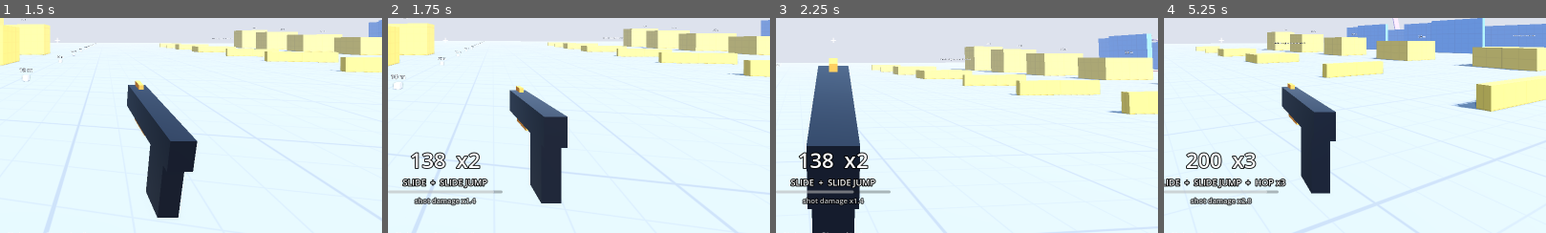
Above: before the commit, frames 1-4 (left to right).
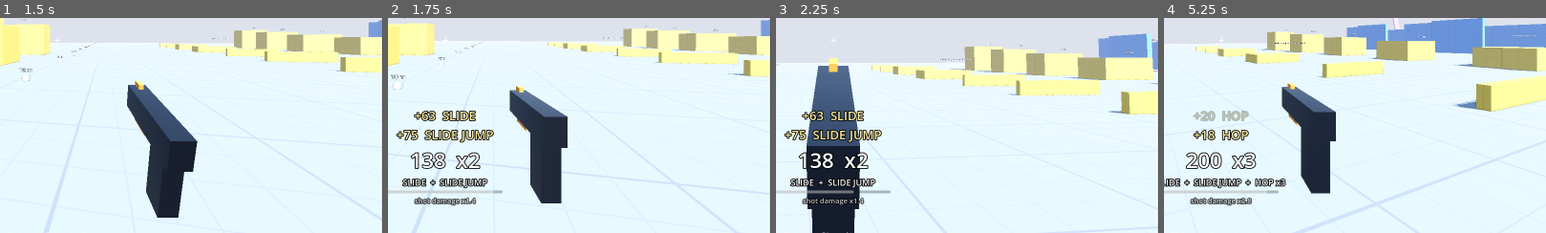
Above: after the commit, the same moments.

Repository: daxtinenichols/trickshot
Game: Godot game, scene res://levels/sandbox.tscn
Two runs of this game, one before a commit and one after it. Both use one fixed random seed, a clock stepped at 60 frames per second and the inputs below.
Inputs (mouse positions are % of the whole screen's width and height, from its top left):
- Up to frame 1 (1.5 s): tap Enter at 0.5 s; move the mouse to (55, 50) at 0.52 s; hold Ctrl (crouch) 0.53-1.28 s; hold W (move_forward) from 0.53 s (still down); click (55, 50) at 0.67 s; tap Space (jump) at 0.77, 0.8, 1.07, 1.35 s; move the mouse to (45, 50) at 1.27 s; click (45, 50) at 1.42 s
- Up to frame 2 (1.75 s): keep holding W (move_forward); tap Space (jump) at 1.52 s; tap Ctrl (crouch) at 1.55 s
- Up to frame 3 (2.25 s): keep holding W (move_forward); tap Space (jump) at 1.82 s; move the mouse to (52, 48) at 2.02 s; hold Right mouse button (aim) from 2.03 s (still down); click (52, 48) at 2.17 s
- Up to frame 4 (5.25 s): tap Space (jump) at 2.3, 3.02, 3.32, 3.77, 3.8, 4.07, 4.25 s; move the mouse to (49, 52) at 2.77 s; release Right mouse button (aim) at 2.78 s; tap Ctrl (crouch) at 2.85 s; click (49, 52) at 2.92 s; move the mouse to (57, 51) at 3.52 s; press the mouse at (57, 51) at 3.53 s; tap Escape (pause) at 4.15 s; release W (move_forward) at 4.25 s; release the mouse at (57, 51) at 4.25 s; drag from (20, 35) to (35, 25) at 4.27 s; click "Resume (Esc)" at 5 s
The pictures show only the part of the screen within x 42-92%, y 45-95%; the shares and areas given below are measured in that part.

Frame 1 is identical in both runs. In frame 2, 1.6% of the frame differs, in the area x 2-28%, y 43-59%; in frame 3, 1.5%; in frame 4, 1.0%.

Commit message:
Show every trick and finish combos on a kill
- Each trick pops up as you do it (+300 BACKFLIP)
- A kill finishes the combo: it banks straight away and a card shows the
  whole chain ending in the kill (COMBO KILL), then the points count
  into the score
- Tests push real Esc and Start (on controller 3) events to open the
  pause menu, and check pad bindings match every controller

Co-Authored-By: Claude Opus 5.5 (1M context) <noreply@anthropic.com>
Claude-Session: https://claude.ai/code/session_011hg9Kk5Vd2Ayb5Vtmyg1qs

Diff:
--- a/scoring/combo_tracker.gd
+++ b/scoring/combo_tracker.gd
@@ -10,6 +10,7 @@
 ## - The combo banks (points x multiplier go to your score) when you come to
 ##   rest or go `bank_after` seconds without a new trick. Sliding, wallrunning,
 ##   climbing and vaulting hold the clock.
+## - A kill finishes the combo: it banks right away, ending on the kill.
 ## - Bailing (crash, hard landing, slamming into a wall, falling out) loses it.
 ## - Damage scales with the combo: 1 + 0.2 per different trick, times the
 ##   speed bonus, capped at 3x.
@@ -17,7 +18,12 @@
 ## Pure game logic: reads the player, never changes it.
 
 signal combo_changed
+## A trick (or shot style) was just added, worth `points` before the multiplier.
+signal added(trick_name: StringName, points: int)
 signal banked(points: int, multiplier: int, total: int)
+## A combo ended and scored. summary: {entries, points, multiplier, total,
+## reason (&"kill", &"rest", &"timeout")}.
+signal finished(summary: Dictionary)
 signal bailed(points: int, reason: StringName)
 
 ## Base points per trick. Names match Player.trick signal names, plus shot
@@ -176,6 +182,8 @@
 		style.append(&"hit")
 	for s in style:
 		add(s, POINTS[s], speed)
+	if info.get("killed", false):
+		bank(&"kill")
 
 
 ## Adds a trick to the combo (starting one if needed). Returns its entry index.
@@ -194,20 +202,23 @@
 	combo_points += value
 	time_left = bank_after
 	_rest = 0.0
+	added.emit(trick_name, roundi(value))
 	combo_changed.emit()
 	return idx
 
 
-func bank() -> void:
+func bank(reason := &"rest") -> void:
 	if not is_active():
 		return
 	var total := combo_total()
 	var mult := multiplier()
 	var pts := roundi(combo_points)
+	var summary := {"entries": entries.duplicate(true), "points": pts, "multiplier": mult, "total": total, "reason": reason}
 	score += total
 	best_combo = maxi(best_combo, total)
 	_clear()
 	banked.emit(pts, mult, total)
+	finished.emit(summary)
 
 
 func bail(reason: StringName) -> void:
@@ -256,5 +267,7 @@
 		_rest += delta
 	else:
 		_rest = 0.0
-	if time_left <= 0.0 or _rest >= rest_time:
-		bank()
+	if time_left <= 0.0:
+		bank(&"timeout")
+	elif _rest >= rest_time:
+		bank(&"rest")
--- a/tests/test_combo.gd
+++ b/tests/test_combo.gd
@@ -168,3 +168,46 @@
 	check(c._find(&"headshot") >= 0, "headshot scored")
 	check(c._find(&"air_shot") >= 0, "air shot scored")
 	check(c.multiplier() == 4, "slide, vault, headshot, air shot = x4 (got x%d)" % c.multiplier())
+
+
+# ------------------------------------------------------------------ kill finish and HUD
+
+func _kill_hit() -> Dictionary:
+	return {"target": w, "zone": &"head", "killed": true, "tags": [], "distance": 10.0}
+
+
+func test_kill_finishes_and_banks_the_combo() -> void:
+	await _setup()
+	var summaries: Array[Dictionary] = []
+	c.finished.connect(func(s: Dictionary) -> void: summaries.append(s))
+	c.on_trick(&"slide", {})
+	c.on_trick(&"vault", {})
+	c.on_hit(_kill_hit())
+	check(not c.is_active(), "the kill ended the combo")
+	# slide 50 + vault 75 + headshot 150 + combo kill 500 = 775, x4
+	check(c.score == 3100, "banked straight away (got %d)" % c.score)
+	check(summaries.size() == 1 and summaries[0].reason == &"kill", "finished by a kill")
+	if summaries.size() == 1:
+		check(summaries[0].entries.back().name == &"combo_kill", "the chain ends on the kill")
+
+
+func test_hud_shows_tricks_then_the_kill_card_then_points() -> void:
+	await _setup()
+	var hud := ComboHud.new()
+	w.add_child(hud)
+	hud.setup(c)
+	c.on_trick(&"wallrun", {})
+	c.on_trick(&"backflip", {})
+	check(hud._pops.get_child_count() == 2, "each trick pops up")
+	check((hud._pops.get_child(1) as Label).text == "+300  BACKFLIP", "pop shows points and name (%s)" % (hud._pops.get_child(1) as Label).text)
+	c.on_hit(_kill_hit())
+	check(hud._card.visible, "combo card shows")
+	check(hud._card_title.text == "COMBO KILL", "kill finish is called out (%s)" % hud._card_title.text)
+	check(hud._card_chain.text.ends_with("COMBO KILL"), "chain ends with the kill (%s)" % hud._card_chain.text)
+	hud._process(0.1)
+	check(not hud._card_total.visible, "total waits a beat")
+	check(roundi(hud._shown_score) == 0, "score hasn't moved yet")
+	for i in 60:
+		hud._process(1.0 / 60.0)
+	check(hud._card_total.visible, "then the points are awarded")
+	check(roundi(hud._shown_score) == c.score, "score counted up to %d (shows %d)" % [c.score, roundi(hud._shown_score)])
--- a/tests/test_settings.gd
+++ b/tests/test_settings.gd
@@ -163,3 +163,46 @@
 	m4.button_index = MOUSE_BUTTON_XBUTTON1
 	m4.pressed = true
 	check(GameSettings.is_bindable(m4, false), "mouse 4 is fine")
+
+
+func test_escape_and_start_open_the_menu_for_real() -> void:
+	var level: Node3D = SANDBOX.instantiate()
+	tree.root.add_child(level)
+	var player: Player = level.get_node("Player")
+	player.use_device_input = false
+	await tree.process_frame
+	var menu: PauseMenu = level.menu
+	var esc := _key(KEY_ESCAPE)
+	tree.root.push_input(esc)
+	await tree.process_frame
+	check(menu.is_open and tree.paused, "Esc opens the pause menu")
+	var up := _key(KEY_ESCAPE)
+	up.pressed = false
+	tree.root.push_input(up)
+	tree.root.push_input(_key(KEY_ESCAPE))
+	await tree.process_frame
+	check(not menu.is_open and not tree.paused, "Esc again closes it")
+	# A controller that isn't device 0 (wireless receivers, Steam Input).
+	var start := _pad(JOY_BUTTON_START)
+	start.device = 3
+	tree.root.push_input(start)
+	await tree.process_frame
+	check(menu.is_open, "Start on any controller opens it")
+	menu.close()
+	level.queue_free()
+	await tree.process_frame
+
+
+func test_settings_tab_lists_controllers() -> void:
+	check(PauseMenu.pads_text([]).begins_with("Controllers: none detected"), "says when none are found")
+	check(PauseMenu.pads_text(["Xbox 360 Controller (device 0)"] as Array[String]) == "Controllers: Xbox 360 Controller (device 0)", "names the pad")
+
+
+func test_controller_bindings_match_any_device() -> void:
+	for action: String in ["jump", "pause", "lean_left"]:
+		for e in InputMap.action_get_events(action):
+			if e is InputEventJoypadButton or e is InputEventJoypadMotion:
+				check(e.device == InputSetup.ALL_DEVICES, "%s pad binding works on every controller" % action)
+	var a := _pad(JOY_BUTTON_A)
+	a.device = 2
+	check(InputMap.event_is_action(a, "jump"), "A on controller 2 jumps")
--- a/ui/combo_hud.gd
+++ b/ui/combo_hud.gd
@@ -1,7 +1,10 @@
 class_name ComboHud
 extends CanvasLayer
 ## Score and the running combo: "1,240 x 5", the tricks in it, the time left
-## before it banks, and the shot damage it gives. Flashes on bank and bail.
+## before it banks, and the shot damage it gives. Each trick pops up as you
+## do it ("+300 BACKFLIP"). When a combo ends, a card shows the whole chain
+## (ending in the kill, if a kill finished it), then the points go into the
+## score. Bails flash red.
 
 const SHOT_NAMES := {
 	&"hit": "HIT",
@@ -26,6 +29,20 @@
 var _damage: Label
 var _flash: Label
 var _flash_time := 0.0
+var _pops: VBoxContainer
+var _card: VBoxContainer
+var _card_title: Label
+var _card_chain: Label
+var _card_math: Label
+var _card_total: Label
+var _card_time := 0.0
+## Score shown, counting up to the real one once a card has shown its total.
+var _shown_score := 0.0
+
+const CARD_TIME := 3.2
+## When the card's total appears (and the score starts counting up).
+const CARD_TOTAL_AT := 0.6
+const POP_TIME := 1.1
 
 
 static func trick_label(trick_name: StringName) -> String:
@@ -91,21 +108,116 @@
 
 	_flash = _make_label(34, Control.PRESET_CENTER, Vector2(-300, -150), 600)
 
+	# Trick pop-ups, stacked just above the running combo.
+	_pops = VBoxContainer.new()
+	_pops.set_anchors_preset(Control.PRESET_CENTER_BOTTOM)
+	_pops.position = Vector2(-300, -330)
+	_pops.custom_minimum_size = Vector2(600, 96)
+	_pops.alignment = BoxContainer.ALIGNMENT_END
+	_pops.mouse_filter = Control.MOUSE_FILTER_IGNORE
+	_root.add_child(_pops)
+
+	# Combo-finished card, upper middle (clear of the crosshair).
+	_card = VBoxContainer.new()
+	_card.set_anchors_preset(Control.PRESET_CENTER_TOP)
+	_card.position = Vector2(-420, 90)
+	_card.custom_minimum_size = Vector2(840, 0)
+	_card.mouse_filter = Control.MOUSE_FILTER_IGNORE
+	_card.visible = false
+	_root.add_child(_card)
+	_card_title = _styled(Label.new(), 40)
+	_card.add_child(_card_title)
+	_card_chain = _styled(Label.new(), 20)
+	_card_chain.autowrap_mode = TextServer.AUTOWRAP_WORD_SMART
+	_card.add_child(_card_chain)
+	_card_math = _styled(Label.new(), 24)
+	_card.add_child(_card_math)
+	_card_total = _styled(Label.new(), 46)
+	_card.add_child(_card_total)
+
 
 func setup(t: ComboTracker) -> void:
 	tracker = t
-	t.banked.connect(func(_pts: int, _mult: int, total: int) -> void:
-		_show_flash("+%s" % with_commas(total), Color(0.45, 1.0, 0.55)))
+	_shown_score = t.score
+	t.added.connect(_on_added)
+	t.finished.connect(show_card)
 	t.bailed.connect(func(lost: int, _reason: StringName) -> void:
 		_show_flash("BAILED  -%s" % with_commas(lost), Color(1.0, 0.35, 0.3)))
+
+
+## Title for a finished combo: a kill finish says so.
+static func card_title(summary: Dictionary) -> String:
+	if summary.reason == &"kill":
+		return "COMBO KILL" if summary.multiplier > 1 else "KILL"
+	return "COMBO" if summary.multiplier > 1 else "NICE"
+
+
+## The chain shown on the card: every trick, in order, "x2" for repeats.
+static func card_chain(entries: Array) -> String:
+	var parts: Array[String] = []
+	for e: Dictionary in entries:
+		var s := trick_label(e.name)
+		if e.count > 1:
+			s += " x%d" % e.count
+		parts.append(s)
+	return "  +  ".join(parts)
+
+
+func show_card(summary: Dictionary) -> void:
+	var kill: bool = summary.reason == &"kill"
+	_card_title.text = card_title(summary)
+	_card_title.add_theme_color_override("font_color", Color(1.0, 0.42, 0.3) if kill else Color(0.45, 1.0, 0.55))
+	_card_chain.text = card_chain(summary.entries)
+	_card_math.text = "%s  x%d" % [with_commas(summary.points), summary.multiplier]
+	_card_total.text = "+%s" % with_commas(summary.total)
+	_card_total.add_theme_color_override("font_color", Color(1.0, 0.86, 0.35))
+	_card_total.visible = false
+	_card_time = CARD_TIME
+	_card.visible = true
+	_card.modulate.a = 1.0
+
+
+func _on_added(trick_name: StringName, points: int) -> void:
+	var l := _styled(Label.new(), 26)
+	l.text = "+%s  %s" % [with_commas(points), trick_label(trick_name)]
+	var shot := SHOT_NAMES.has(trick_name)
+	l.add_theme_color_override("font_color", Color(1.0, 0.6, 0.4) if shot else Color(1.0, 0.93, 0.62))
+	l.set_meta("age", 0.0)
+	l.pivot_offset = Vector2(300, 16)
+	_pops.add_child(l)
+	while _pops.get_child_count() > 3:
+		var old := _pops.get_child(0)
+		_pops.remove_child(old)
+		old.queue_free()
 
 
 func _process(delta: float) -> void:
 	_flash_time -= delta
 	_flash.modulate.a = clampf(_flash_time / 0.4, 0.0, 1.0)
+	for child in _pops.get_children():
+		var l := child as Label
+		var age: float = l.get_meta("age") + delta
+		l.set_meta("age", age)
+		# Pop in big, settle, then fade.
+		l.scale = Vector2.ONE * lerpf(1.35, 1.0, clampf(age / 0.12, 0.0, 1.0))
+		l.modulate.a = clampf((POP_TIME - age) / 0.3, 0.0, 1.0)
+		if age > POP_TIME:
+			l.queue_free()
+	if _card.visible:
+		_card_time -= delta
+		_card_total.visible = CARD_TIME - _card_time >= CARD_TOTAL_AT
+		_card.modulate.a = clampf(_card_time / 0.5, 0.0, 1.0)
+		if _card_time <= 0.0:
+			_card.visible = false
 	if tracker == null:
 		return
-	_score.text = "SCORE %s     BEST COMBO %s" % [with_commas(tracker.score), with_commas(tracker.best_combo)]
+	# The score counts up once the card has shown what was earned.
+	var counting := not _card.visible or _card_total.visible
+	if counting and _shown_score < tracker.score:
+		_shown_score = minf(_shown_score + maxf((tracker.score - _shown_score) * 8.0, 2000.0) * delta, tracker.score)
+	elif tracker.score < _shown_score:
+		_shown_score = tracker.score
+	_score.text = "SCORE %s     BEST COMBO %s" % [with_commas(roundi(_shown_score)), with_commas(tracker.best_combo)]
 	var active := tracker.is_active()
 	_combo.visible = active
 	_list.visible = active
